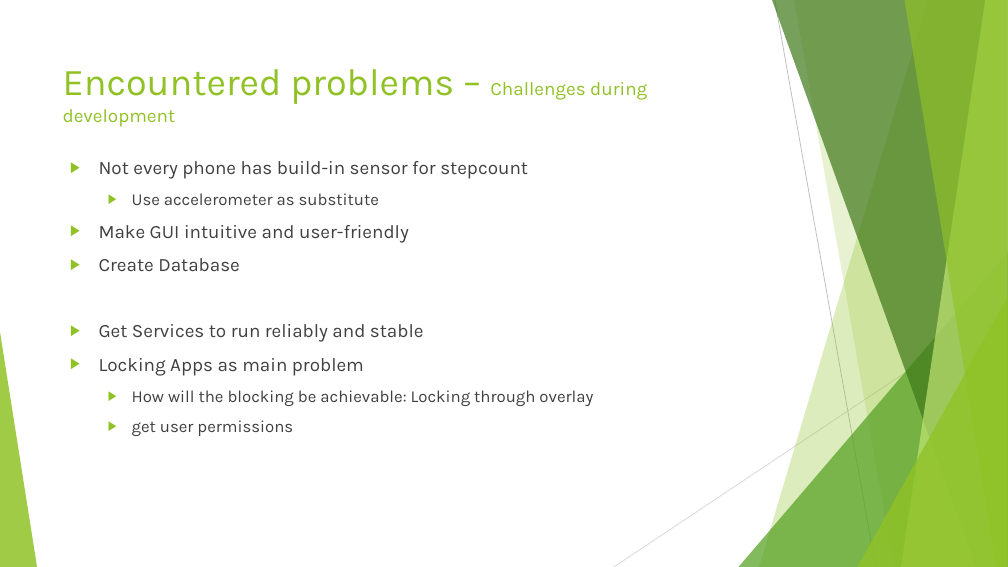
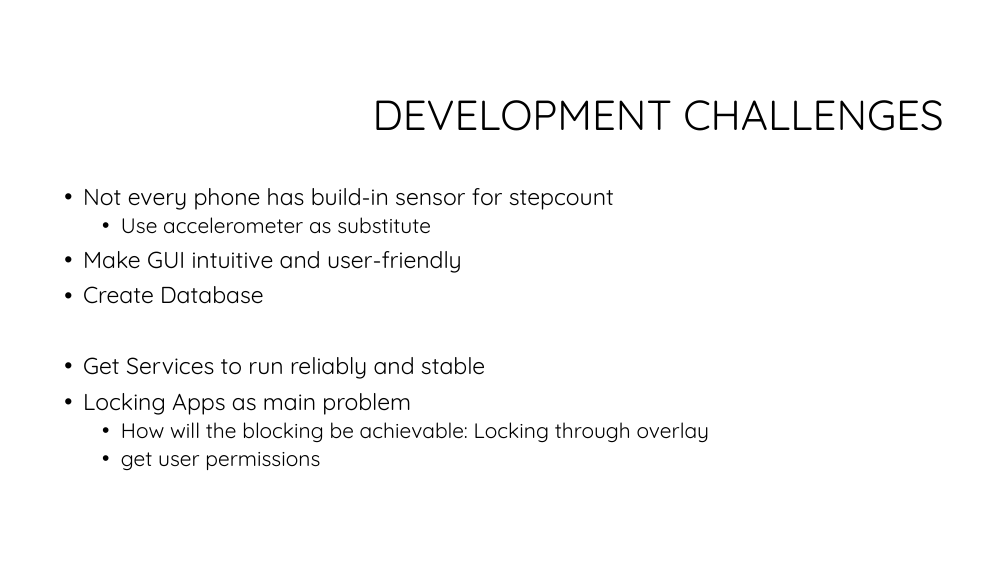
Before and after one commit to FHellmann/Uniatron, a slide deck: slide 5 of doc/Presentation/Uniatron-Presentation1207.pptx (slide 8 before the commit). Drawn at 1008x567 pixels with LibreOffice and Linux fonts; fonts in the diff are those of the drawing; background and template pictures are left out. Boxes give left, top, right and bottom in pixels: in the first picture for what was removed or moved away, otherwise in the second. Text is boxed around its words. In the diff, an @@ line names an element or a change of style, - is before the commit and + after.

```diff
--- a/doc/Presentation/Uniatron-Presentation1207.pptx
+++ b/doc/Presentation/Uniatron-Presentation1207.pptx
@@ text removed at bbox=[63, 69, 647, 127] @@
-Encountered problems – Challenges during development
@@ title added at bbox=[373, 100, 943, 131], 40 pt, text #000000 @@
+DEVELOPMENT CHALLENGES
@@ text "Not every phone has build-in ...": place and size @@
-text "Not every phone has build-in ..." at bbox=[99, 161, 593, 436]
+text "Not every phone has build-in ..." at bbox=[83, 188, 709, 470]
@@ text "Not every phone has build-in ..." at bbox=[83, 188, 709, 470]: size 18 to 22 pt in "Not every phone has build-in sensor for ...", "Make GUI intuitive and user-friendly", "Create Database", "Get Services to run reliably and stable" and 1 more places; font Karla to Quicksand, text colour #404040 to #000000; size 16 to 20 pt in "Use accelerometer as substitute", "How will the blocking be achievable: Locking ...", "get user permissions"; bullet ▶ to •; line spacing 1 to 0.9; less space between paragraphs @@
@@ group removed at bbox=[0, 0, 1008, 567]: 5 freeform shapes, 3 triangles, 2 lines @@
```
Also in this commit, not shown: 1 other slide changed, 4 slides added, 8 slides removed.
